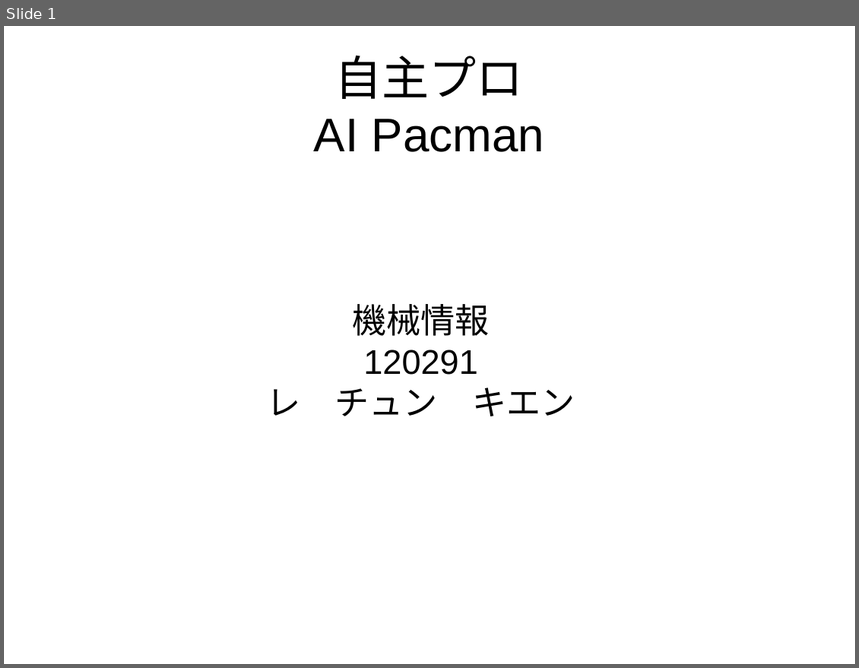
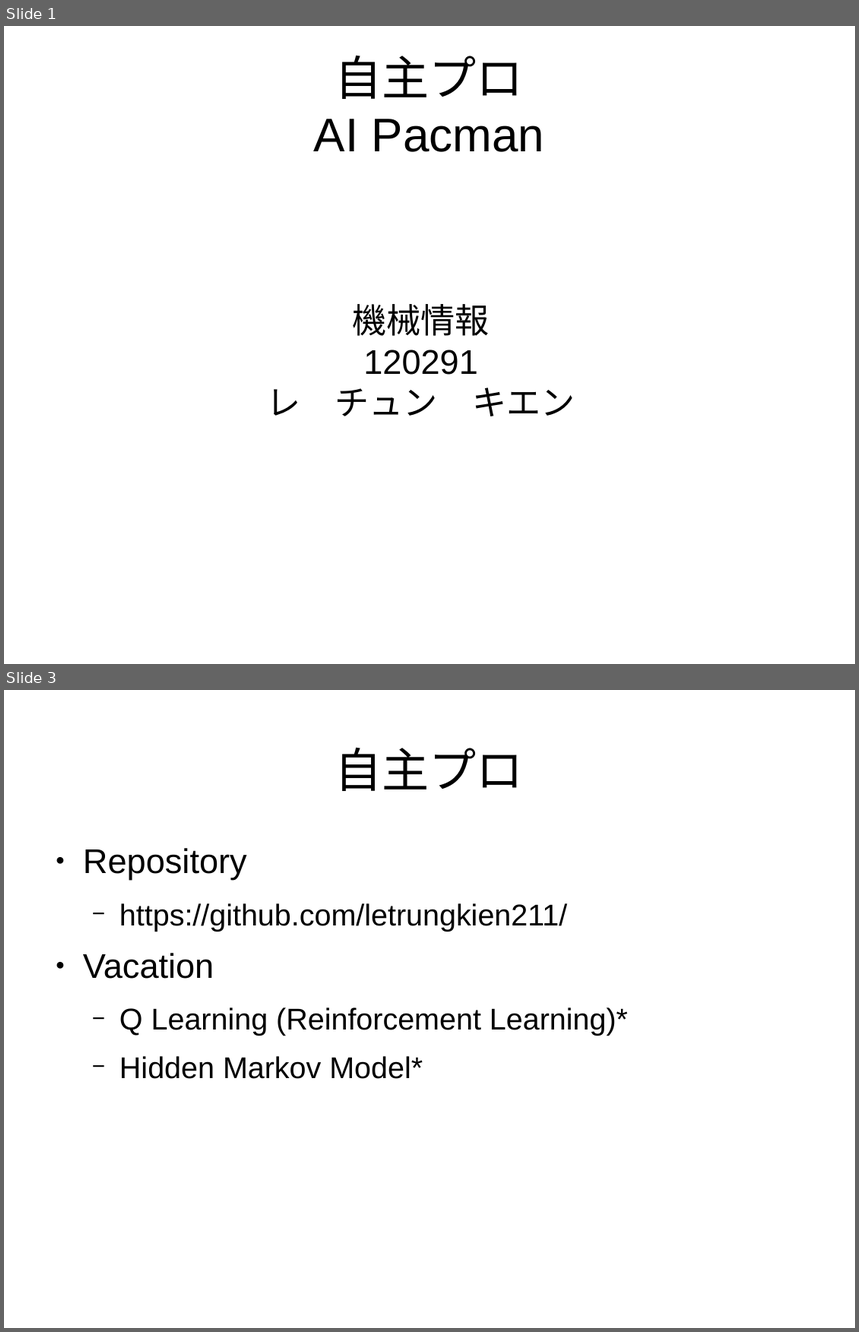
Before and after one commit to letrungkien211/Pacman, a slide deck: Jishu.odp. Shown one above the other, each under a label of ours: slide 1 before the commit, slides 1 and 3 after it; the slides between them are not shown. The pictures are 859x668 and 859x1332 pixels, drawn with LibreOffice and Linux fonts; fonts in the diff are those of the drawing. Boxes give left, top, right and bottom in pixels: in the first picture for what was removed or moved away, otherwise in the second. Text is boxed around its words. In the diff, an @@ line names an element or a change of style, - is before the commit and + after.

```diff
--- a/Jishu.odp
+++ b/Jishu.odp
@@ slide 3 added at box(4, 690, 855, 1328), background #FFFFFF @@
@@ title added at box(335, 747, 524, 791), 44 pt, text #000000 @@
+自主プロ
@@ text added at box(83, 848, 628, 1079), 28 pt, text #000000 @@
+● Repository
+  − https://github.com/letrungkien211/
+● Vacation
+  − Q Learning (Reinforcement Learning)*
+  − Hidden Markov Model*
```
Also in this commit, not shown: 1 slide changed, 11 other files.
